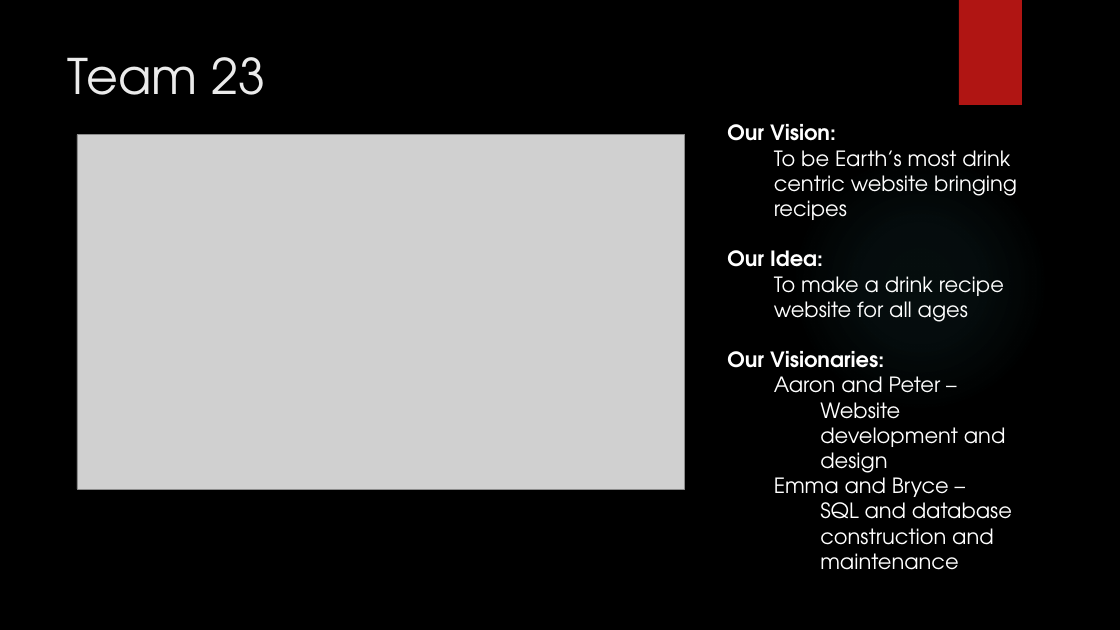
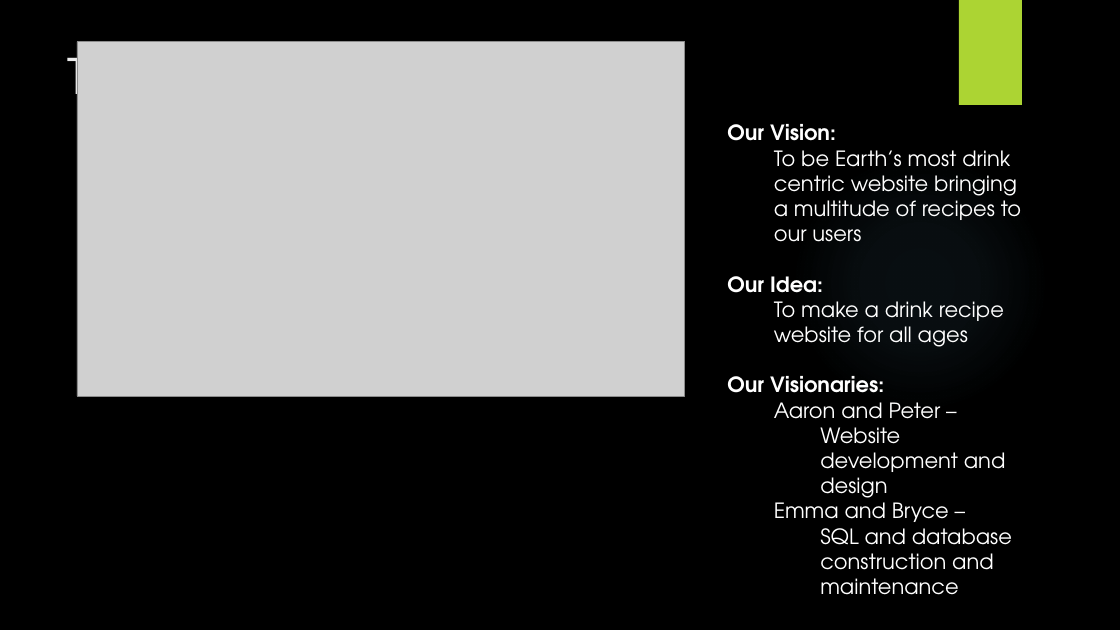
Before and after one commit to peter-z-wang/Project-Juice-, a slide deck: slide 1 of Team 23 Status Update.pptx. Drawn at 1120x630 pixels with LibreOffice and Linux fonts; fonts in the diff are those of the drawing; grey boxes stand for pictures; background and template pictures are left out. Boxes give left, top, right and bottom in pixels: in the first picture for what was removed or moved away, otherwise in the second. Text is boxed around its words. In the diff, an @@ line names an element or a change of style, - is before the commit and + after.

Commit message:
Updated vision statement
Now it's a complete sentence.  Possible new logo on the way

```diff
--- a/Team 23 Status Update.pptx
+++ b/Team 23 Status Update.pptx
@@ rectangle at <box>959,0,1022,105</box>: fill #B01513 to #ACD433 @@
@@ picture: place and size @@
-picture at <box>77,134,686,489</box>
+picture at <box>77,42,686,397</box>
@@ ellipse at <box>791,154,1049,413</box>: fill gradient #50B9C1 to gradient #7AC4F0 @@
@@ text at <box>774,194,1021,242</box>: text changed @@
-recipes
+a multitude of recipes to
+our users
```
